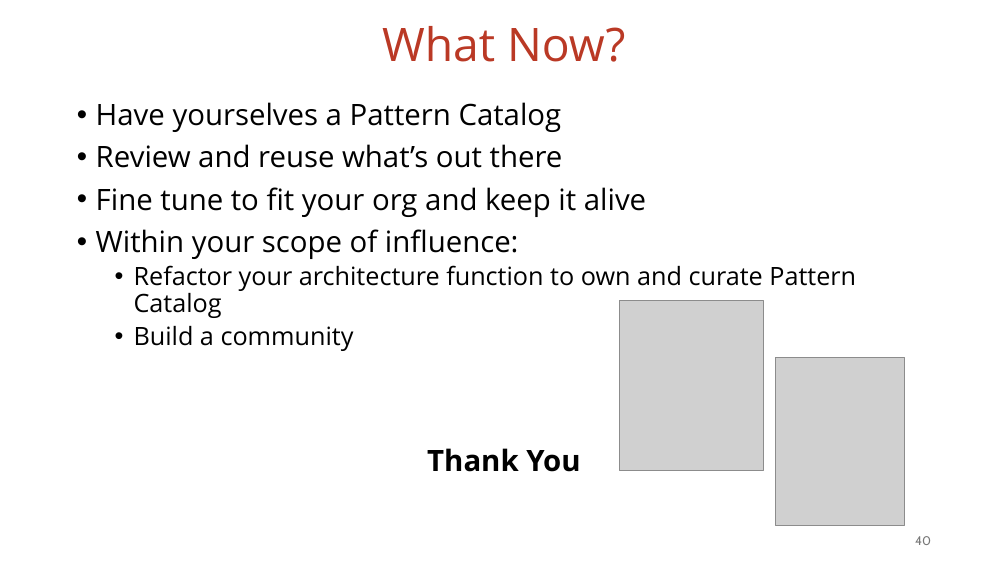
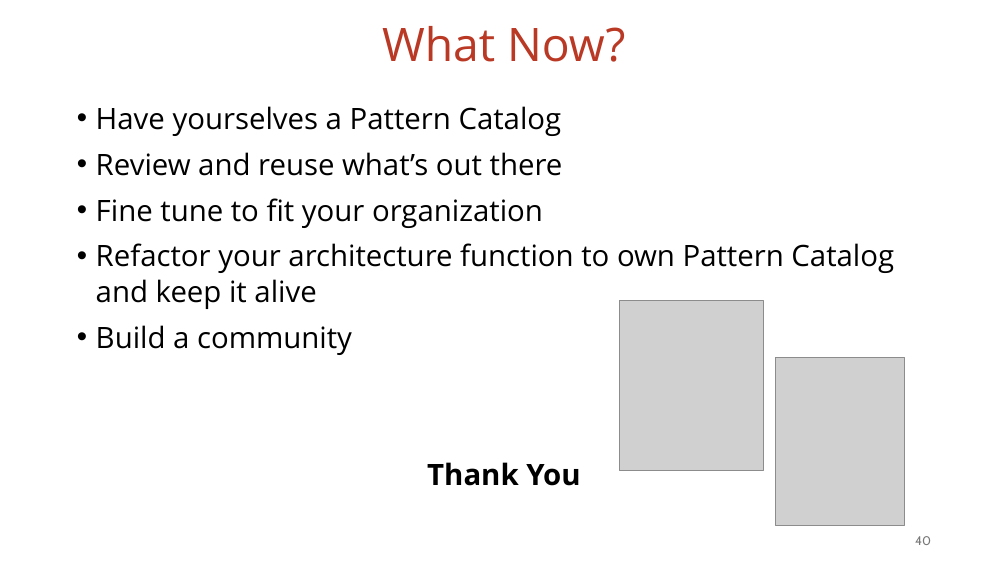
Before and after one commit to vmzakharov/presentations, a slide deck: slide 40 of Architecture_Pattern_Catalog_Talk.pptx. Drawn at 1008x567 pixels with LibreOffice and Linux fonts; fonts in the diff are those of the drawing; grey boxes stand for pictures. Boxes give left, top, right and bottom in pixels: in the first picture for what was removed or moved away, otherwise in the second. Text is boxed around its words. In the diff, an @@ line names an element or a change of style, - is before the commit and + after.

Commit message:
updates slides

```diff
--- a/Architecture_Pattern_Catalog_Talk.pptx
+++ b/Architecture_Pattern_Catalog_Talk.pptx
@@ text at (96,106,580,486): size 24 to 28 pt in "Build a community"; line spacing 0.9 to 1; list level 2 to 1 in "Build a community" @@
@@ text at (96,198,894,309): text changed @@
-• Fine tune to fit your org and keep it alive
-• Within your scope of influence:
-  • Refactor your architecture function to own and curate Pattern Catalog
+• Fine tune to fit your organization
+• Refactor your architecture function to own Pattern Catalog and keep it alive
```
Also in this commit, not shown: 7 other slides changed, 2 slides removed, 1 other file.
